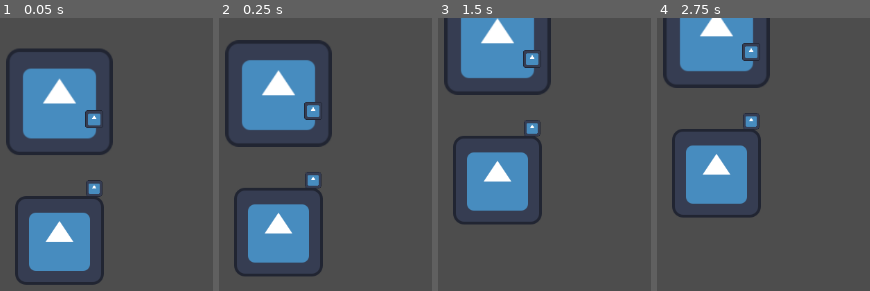
Above: before the commit, frames 1-4 (left to right).
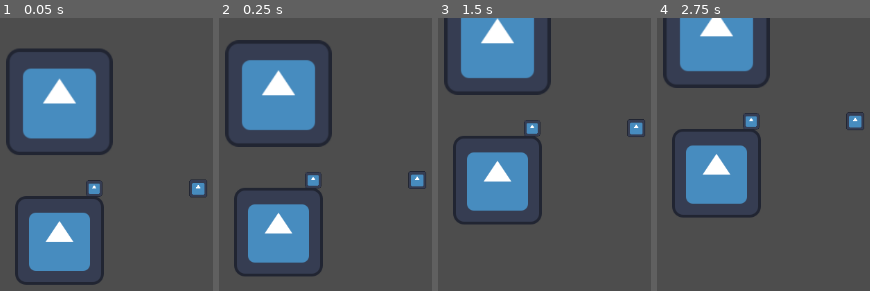
Above: after the commit, the same moments.

Repository: TheJP/GlobalGameJam2025
Game: Godot game, scene res://level/level.tscn
Two runs of this game, one before a commit and one after it. Both use one fixed random seed, a clock stepped at 60 frames per second and the inputs below. The engine's default icon, where the game draws it, is replaced by a stand-in: a white triangle on a blue panel in a dark square.
Inputs:
- Up to frame 1 (0.05 s): no input
- Up to frame 2 (0.25 s): no input
- Up to frame 3 (1.5 s): no input
- Up to frame 4 (2.75 s): tap Enter at 2 s

The runs differ from the first frame. In frame 1, 0.7% of the frame differs, in the area x 39-98%, y 33-66%; in frame 2, 0.7%, in the area x 39-98%, y 30-63%; in frame 3, 0.7%; in frame 4, 0.7%.

Commit message:
Add Canon rotation Bug: doesn't rotate over 0/2pi

Diff:
--- a/boat/canon/canon.gd
+++ b/boat/canon/canon.gd
@@ -1,23 +1,31 @@
 class_name Canon
 extends Node2D
 
-@export var canon_aim_distance:float = 100
-@export var canon_aim_duration:float = 1 # seconds for the canon to move 2pi
+@export var canon_aim_duration:float = 2 # seconds for the canon to move 2pi
+@export var canon_input_deadzone:float = 0.1
 
-@onready var aim_visual_node: Sprite2D = $CanonAimVisual
+@onready var aim_visual_node: Sprite2D = $CanonRotatingVisual
 
 var aim_angle:float = 0
 var aim_angle_target:float = 0
+var is_rotating:bool = false
 
 func _ready() -> void:
-	aim_visual_node.position = Vector2(0, -canon_aim_distance)
+	aim_visual_node.rotation = aim_angle
 
 
 func _process(_delta: float) -> void:
 	var aim_vector: Vector2 = PlayerInput.get_targetting_vector()
-	aim_angle_target = atan2(aim_vector.y, aim_vector.x)
+	if aim_vector.length() > canon_input_deadzone:
+		aim_angle_target = atan2(aim_vector.y, aim_vector.x)
+		is_rotating = true
+	else:
+		is_rotating = false
+
 
 
 func _physics_process(delta: float) -> void:
-	aim_angle = move_toward(aim_angle, aim_angle_target, 2 * PI / canon_aim_duration * delta)
-	aim_visual_node.rotation = aim_angle
+	if is_rotating:
+		# TODO move over 0/2pi
+		aim_angle = move_toward(aim_angle, aim_angle_target, 2 * PI / canon_aim_duration * delta)
+		aim_visual_node.rotation = aim_angle
--- a/boat/canon/canon.tscn
+++ b/boat/canon/canon.tscn
@@ -6,11 +6,13 @@
 [node name="Canon" type="Node2D"]
 script = ExtResource("1_6yrf0")
 
-[node name="CanonVisual" type="Sprite2D" parent="."]
+[node name="CanonBaseVisual" type="Sprite2D" parent="."]
 scale = Vector2(0.18, 0.18)
 texture = ExtResource("1_ir402")
 
-[node name="CanonAimVisual" type="Sprite2D" parent="."]
-position = Vector2(150, -50)
+[node name="CanonRotatingVisual" type="Sprite2D" parent="."]
+
+[node name="CanonAimVisual" type="Sprite2D" parent="CanonRotatingVisual"]
+position = Vector2(150, 0)
 scale = Vector2(0.2, 0.2)
 texture = ExtResource("1_ir402")
